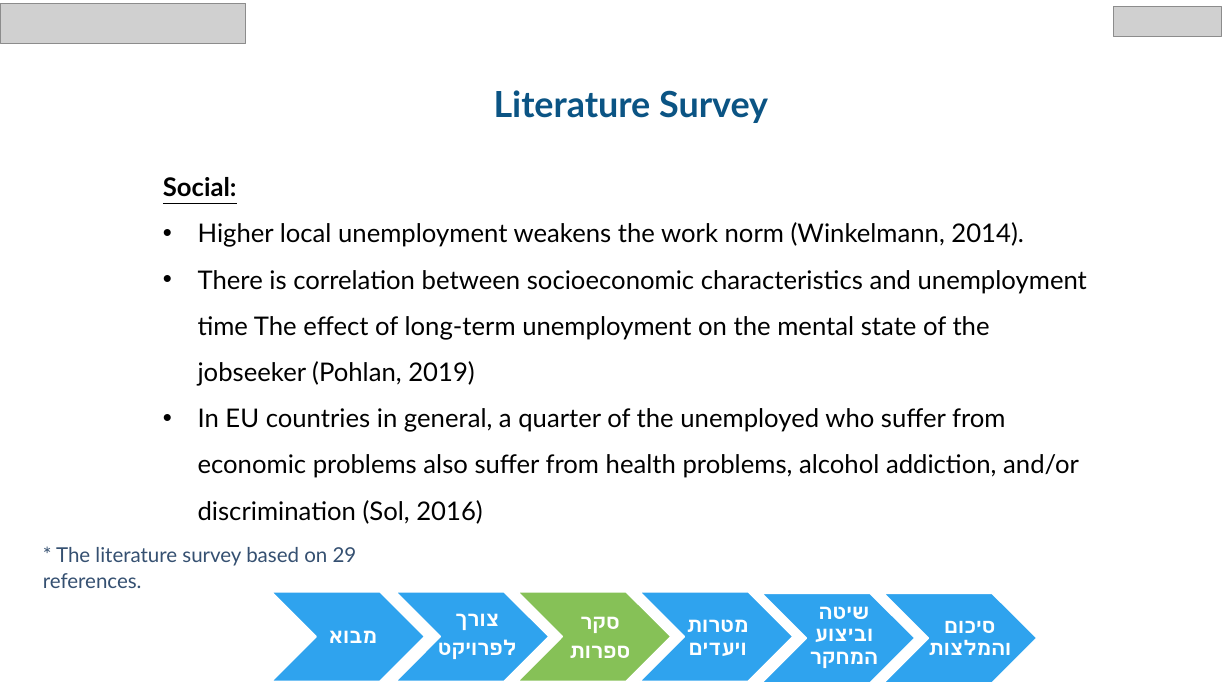
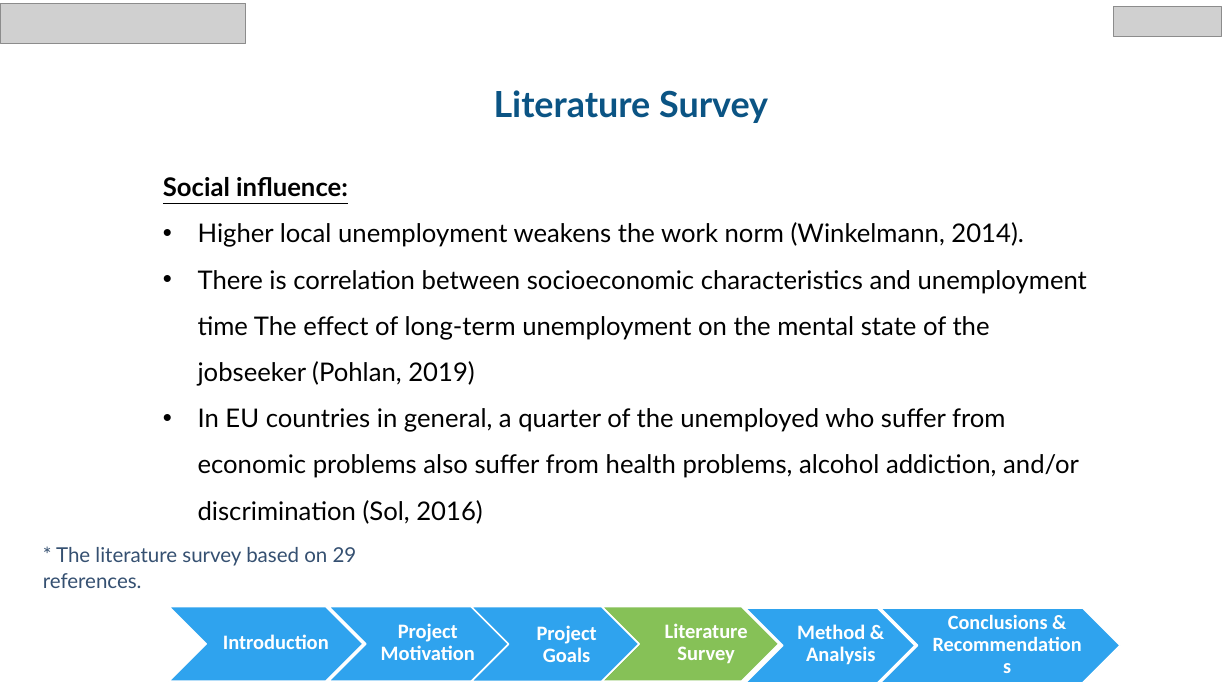
Before and after one commit to chen890/Final-Research-Project---IES, a slide deck: slide 8 of English Final Project.pptx. Drawn at 1232x693 pixels with LibreOffice and Linux fonts; fonts in the diff are those of the drawing; grey boxes stand for pictures; background and template pictures are left out. Boxes give left, top, right and bottom in pixels: in the first picture for what was removed or moved away, otherwise in the second. Text is boxed around its words. In the diff, an @@ line names an element or a change of style, - is before the commit and + after.

```diff
--- a/English Final Project.pptx
+++ b/English Final Project.pptx
@@ text at box(163, 177, 348, 197): text changed @@
-Social:
+Social influence:
@@ chevron: place and size @@
-chevron at box(272, 592, 425, 681)
+chevron at box(169, 606, 363, 681)
@@ chevron: place and size @@
-chevron at box(396, 592, 549, 681)
+chevron at box(328, 606, 508, 681)
@@ text at box(381, 623, 475, 660): text changed @@
-צורך
-לפרויקט
+Project Motivation
@@ chevron: place and size @@
-chevron at box(640, 592, 793, 681)
+chevron at box(471, 607, 640, 682)
@@ text at box(537, 625, 597, 662): text changed @@
-מטרות ויעדים
+Project Goals
@@ chevron: place and size @@
-chevron at box(518, 592, 671, 681)
+chevron at box(602, 606, 779, 681)
@@ text at box(665, 623, 748, 663): text changed @@
-סקר
-ספרות
+Literature Survey
@@ chevron: place and size @@
-chevron at box(762, 593, 915, 683)
+chevron at box(746, 608, 916, 683)
@@ text at box(797, 624, 875, 665): text changed @@
-שיטה וביצוע המחקר
+Method & Analysis
@@ chevron: place and size @@
-chevron at box(884, 593, 1037, 683)
+chevron at box(881, 608, 1121, 683)
@@ text at box(948, 614, 1048, 629): text changed @@
-סיכום והמלצות
+Conclusions & Recommendations
@@ text at box(223, 634, 329, 649): text changed @@
-מבוא
+Introduction
```
Also in this commit, not shown: 31 other slides changed, 1 slide added, 2 slides removed, 1 other file.
